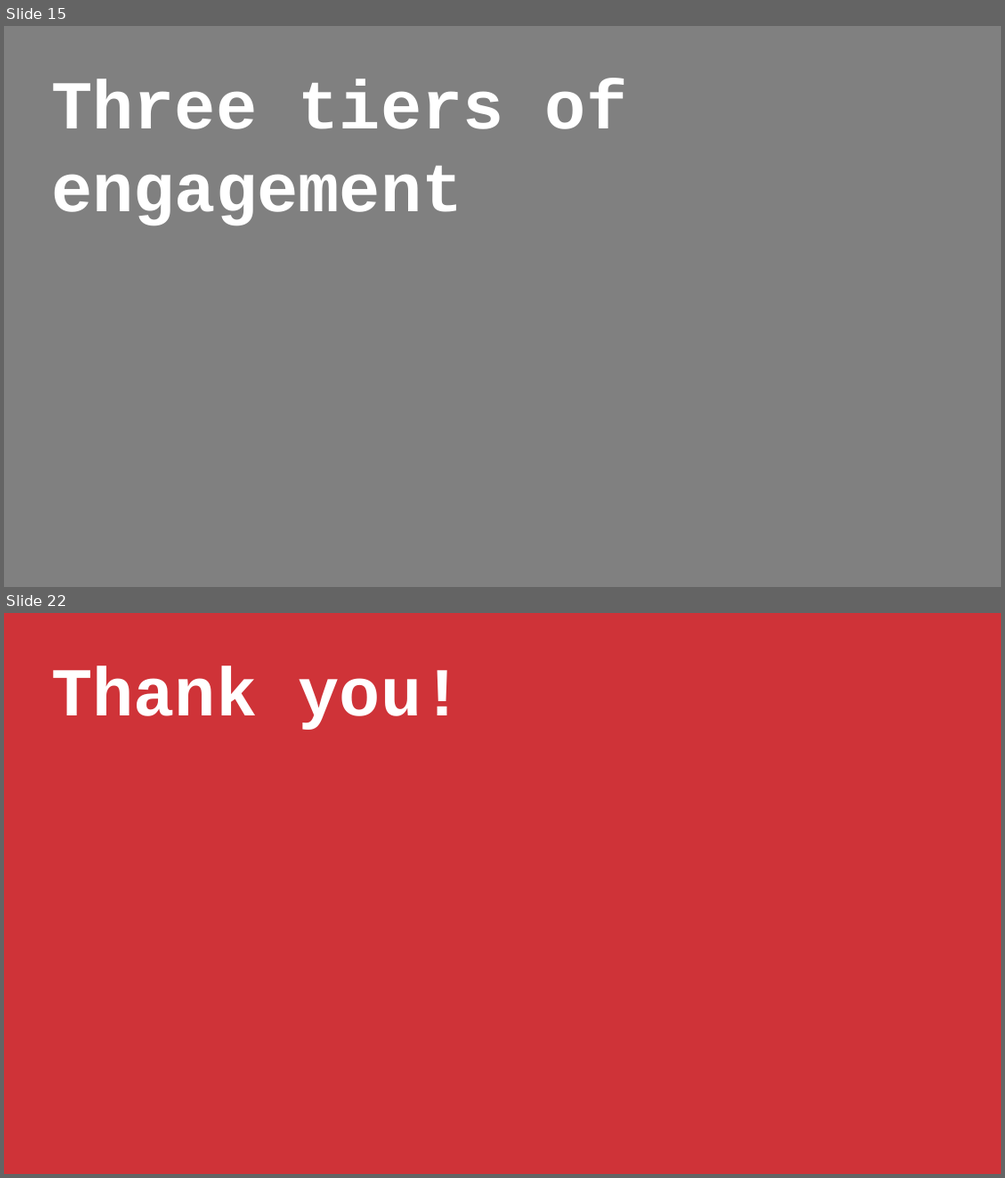
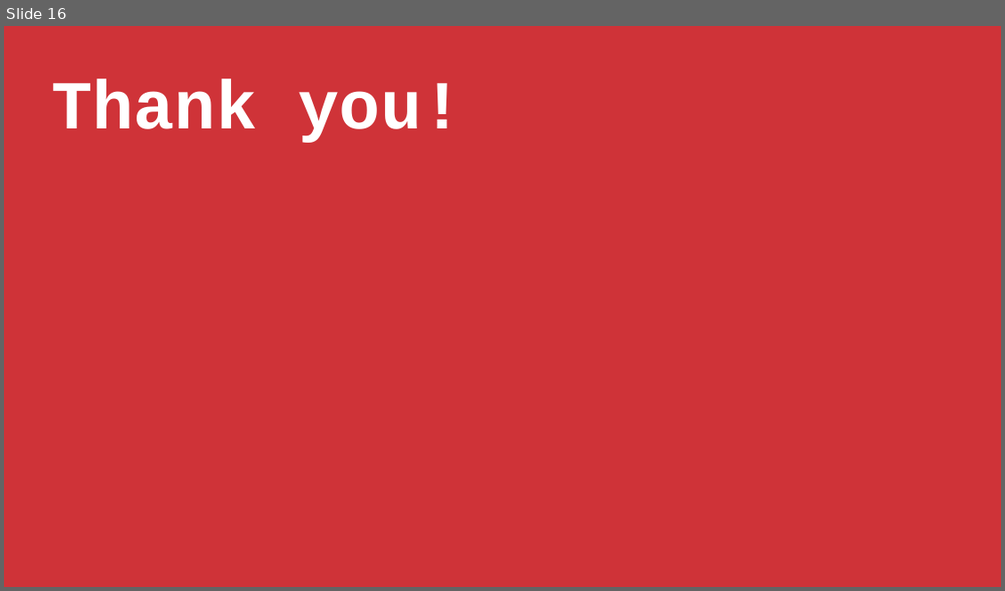
Before and after one commit to stringfestdata/modern-excel-demo-day, a slide deck: modern-excel-demo-day.pptx. Shown one above the other, each under a label of ours: slides 15 and 22 before the commit, slide 16 after it; the slides between them are not shown. The pictures are 1005x1178 and 1005x591 pixels, drawn with LibreOffice and Linux fonts; fonts in the diff are those of the drawing. Boxes give left, top, right and bottom in pixels: in the first picture for what was removed or moved away, otherwise in the second. Text is boxed around its words. In the diff, an @@ line names an element or a change of style, - is before the commit and + after.

```diff
--- a/modern-excel-demo-day.pptx
+++ b/modern-excel-demo-day.pptx
@@ slide 15 removed at <box>4,26,1001,587</box>, background #F2F2F2 @@
@@ rectangle removed at <box>4,26,1001,587</box> @@
@@ text removed at <box>51,79,627,225</box> @@
-Three tiers of engagement
@@ what was slide 22 is now slide 16 @@
```
Also in this commit, not shown: 2 slides changed, 1 slide added, 6 other slides removed, 1 other file.
